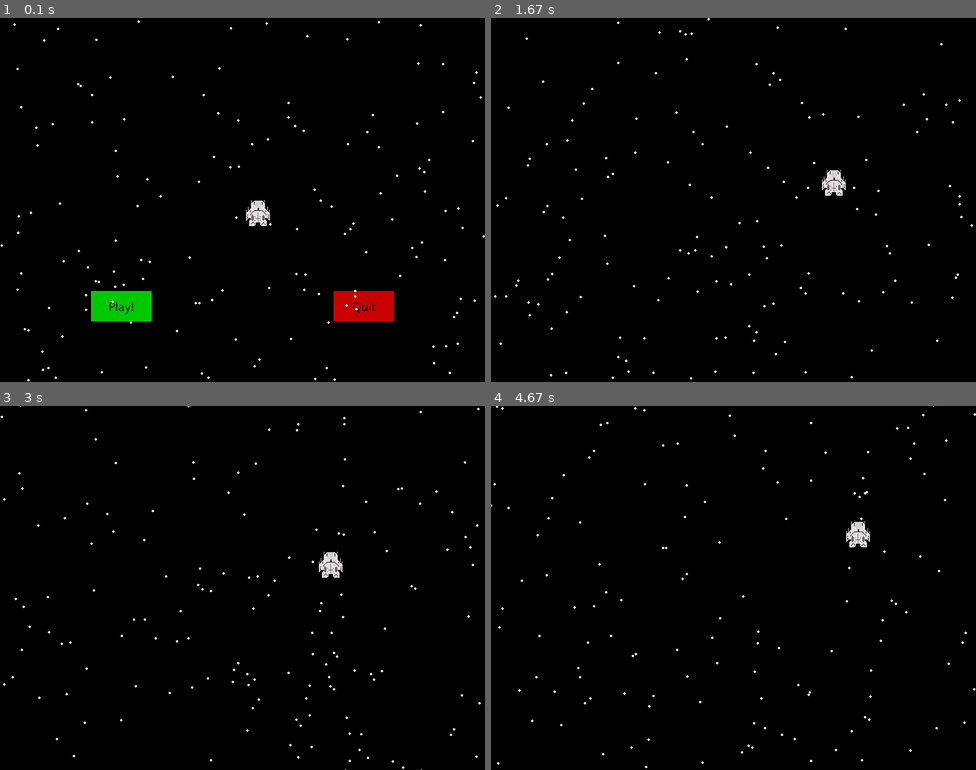
Above: before the commit, frames 1-4 (two rows, left to right).
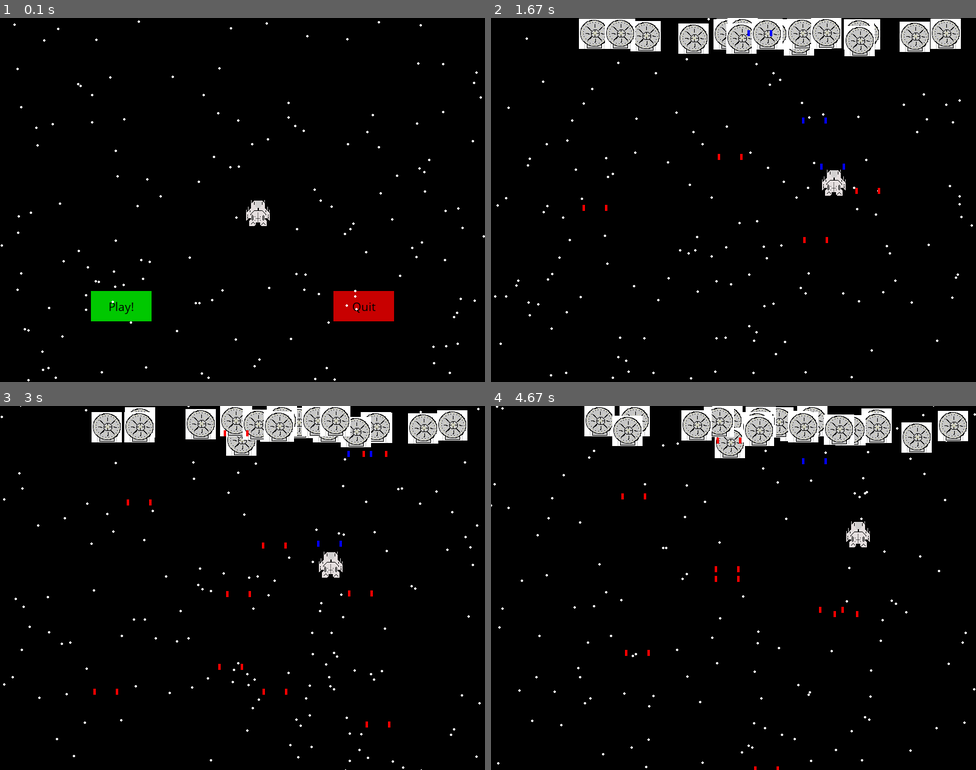
Above: after the commit, the same moments.

Repository: knight-coder-llc/my_pygame_projects
Game: pygame game, started from DeepSpaceGame.py
Two runs of this game, one before a commit and one after it. Both use one fixed random seed, a clock stepped at 60 frames per second and the inputs below.
Inputs:
- Up to frame 1 (0.1 s): no input
- Up to frame 2 (1.67 s): click "Play!" at 0.38 s; tap Space at 0.67, 1.07, 1.37, 1.57 s; hold Right 1-1.47 s; hold Up from 1.5 s (still down)
- Up to frame 3 (3 s): release Up at 1.8 s; hold Right 1.83-2.3 s; tap Space at 1.9, 2.2, 2.4, 2.7, 2.97 s; hold Left 2.33-2.87 s; hold Down from 2.9 s (still down)
- Up to frame 4 (4.67 s): release Down at 3.2 s; hold Left 3.23-3.63 s; tap Space at 3.3, 3.6, 3.73, 4.13, 4.43 s; hold Up 3.67-4.03 s; hold Right from 4.07 s (still down)

The runs differ from the first frame. In frame 1, less than 0.1% of the frame differs, in the area x 55-56%, y 56-57%; in frame 2, 5.4%; in frame 3, 5.6%; in frame 4, 5.9%, in the area x 19-99%, y 0-100%.

Commit message:
Update DeepSpaceGame.py
need to work on collision detection at this point and come up with some better images.

Diff:
--- a/DeepSpaceGame.py
+++ b/DeepSpaceGame.py
@@ -4,6 +4,65 @@
 
 import pygame
 import random
+
+#lets create a bullet class to track player and enemy attack
+class bullet:
+    #initialize position, size, and the color to indicate friend or foe
+    def __init__(self, X, Y, color):
+        self.x = X
+        self.y = Y
+        self.width = 4
+        self.height = 10
+        self.color = color
+    #update the position of the bullet in the coordinate plane
+    def update(self, color):
+        #test if friendly fire or enemy and move in the direction necessary
+        if color == blue:
+            self.y -= 8
+        else:
+            self.y += 8
+
+#let's create an enemy starship class to produce enemies for the player to combat
+class enemyShip:
+    #initialize
+    def __init__(self):
+        self.x = random.randrange(50, screenWidth - 50)
+        self.y = random.randrange(-50, -5)
+
+    #enemy entrance to battle (actually cannot do this here, it must be executed in the main)
+    def _enemy(self,x,y):
+       gameScreen.blit(enemycraft, (x,y))
+
+    #update enemy positions
+    def enemyUpdate(self):
+
+        #bring the ship into the screen
+        if(self.y < 0 ):
+            self.y += 3
+
+        rand = random.randrange(1,26)
+        if rand == 25:
+            self.x += random.randrange(-10, 11)
+            self.y += random.randrange(-10, 11)
+
+
+        #test boundaries for the corners of the screen first, and then test sides
+        if self.x >= screenWidth - 50 and self.y >= screenHeight - 50:
+            self.x = screenWidth - 50
+            self.y = screenHeight - 50
+        elif self.x >= screenWidth - 50:
+            self.x = screenWidth - 50
+        elif self.x <= 0 and self.y >= screenHeight - 50:
+            self.x = 0
+            self.y = screenHeight - 50
+        elif self.x <= 0:
+            self.x = 0
+        elif self.x <= 0:
+            self.x = 0
+        elif self.x >= screenWidth - 50:
+            self.x = screenWidth - 50
+        elif self.y >= screenHeight//4:
+            self.y = screenHeight//4
 
 #start pygame
 pygame.init()
@@ -13,17 +72,22 @@
 #variable to hold the display
 gameScreen = pygame.display.set_mode((screenWidth, screenHeight))
 #set caption
-pygame.display.set_caption("Deep Space")
+pygame.display.set_caption("StarFall Voyager")
 #set up game clock
 clock = pygame.time.Clock()
 #setup colors to be used
 black = (0,0,0)
 white = (255,255,255)
 dark_red = (128,0,0)
+blue = (0,0,255)
 red = (200,0,0)
 green = (0,200,0)
 bright_red = (255,0,0)
 bright_green = (0,255,0)
+
+#bullet list and enemy object list (if needed)
+bulletList = []
+enemySpritesList = []
 
 #build the stars array
 starFall = []
@@ -32,10 +96,11 @@
     y = random.randrange(0, 600)
     starFall.append([x,y])
 
+
 #ship width
 ship_width = 50
-starship = pygame.image.load('spaceShip.png')
-enemycraft = pygame.image.load('enemySpaceship.png')
+starship = pygame.image.load('spaceShip.png').convert()
+enemycraft = pygame.image.load('enemySpaceship.png').convert()
 #gamequite function for our quit buttons
 def quitgame():
     pygame.quite()
@@ -44,7 +109,6 @@
 #move spaceship
 def ship(x,y):
     gameScreen.blit(starship, (x,y))
-
 #called message_display
 def text_objects(text, font):
     textSurface = font.render(text, True, black)
@@ -66,7 +130,6 @@
     textSurf, textRect = text_objects(msg, smallText)
     textRect.center = (x+(w/2), y+(h/2))
     gameScreen.blit(textSurf, textRect)
-
 
 #game intro function
 def gameIntro():
@@ -82,9 +145,8 @@
         #fill intro screen with black color
         gameScreen.fill(black)
 
-        #pygame.draw.rect(gameScreen, white,(screenWidth/2, screenHeight/2,50,50))
         #add some buttons to the screen using button function
-        button("Play!",150,450,100,50,green,bright_green,gameLoop) #action will start the game loop
+        button("Play!",150,450,100,50,green,bright_green,gameLoop)
         button("Quit",550, 450,100,50,red,bright_red,quitgame)
 
         #drop stars
@@ -131,6 +193,13 @@
                     y_change = -5
                 if event.key == pygame.K_DOWN:
                     y_change = 5
+                if event.key == pygame.K_SPACE:
+                   #create bullet object add soundfx
+                   playerBullet = bullet(x,y,blue)
+                   bulletBlast = pygame.mixer.Sound('playerAttack.wav')
+                   bulletBlast.set_volume(0.2)
+                   pygame.mixer.Channel(0).play(bulletBlast)
+                   bulletList.append(playerBullet)
                 #if event.key == pygame.K_p:
                     #pause = True
                     #paused()
@@ -150,28 +219,21 @@
         if x >= screenWidth - 50 and y >= screenHeight - 50:
             x = screenWidth - 50
             y = screenHeight - 50
-
         elif x >= screenWidth - 50 and y <= 0:
             x = screenWidth - 50
             y = 0
-
         elif x <= 0 and y >= screenHeight - 50:
             x = 0
             y = screenHeight - 50
-
         elif x <= 0 and y <= 0:
             x = 0
             y = 0
-
         elif x <= 0:
             x = 0
-
         elif x >= screenWidth - 50:
             x = screenWidth - 50
-
         elif y <= 0:
             y = 0
-
         elif y >= screenHeight - 50:
             y = screenHeight - 50
 
@@ -186,10 +248,39 @@
             if i[1] > 600:
                 i[1] = random.randrange(-50, -5)
                 i[0] = random.randrange(800)
-        #draw ship to the screen
-        #move car function
+
+        #check if enemyships exist
+        if len(enemySpritesList) == 0:
+            numEnemies = 20#random.randrange(1,11)
+            #initialize enemy ship list
+            for i in range(numEnemies):
+                enemySpritesList.append(enemyShip())
+
+        for i in enemySpritesList:
+            i._enemy(i.x,i.y)
+            rand = random.randrange(1,201)
+            if rand == 100 and i.y >= 0:
+                #create bullet object add soundfx
+                playerBullet = bullet(i.x,i.y,bright_red)
+                bulletBlast = pygame.mixer.Sound('playerAttack.wav')
+                bulletBlast.set_volume(0.2)
+                pygame.mixer.Channel(1).play(bulletBlast)
+                bulletList.append(playerBullet)
+            i.enemyUpdate()
+
+
+        #iterate the list for the bullets update and remove as necessary
+        for i in bulletList:
+            #test if bullet has reached edge of the screen and remove from the list
+            if i.y < 0 or i.y > screenHeight:
+                bulletList.remove(i)
+            else:
+                pygame.draw.rect(gameScreen,i.color,(i.x + 3, i.y, i.width, i.height))
+                pygame.draw.rect(gameScreen,i.color,(i.x + 40, i.y, i.width, i.height))
+                i.update(i.color)
+
+        #move ship function and draw to the screen
         ship(x,y)
-        #gameScreen.blit(enemycraft, (screenWidth/2, 25))
 
         pygame.display.update()
         clock.tick(60)
